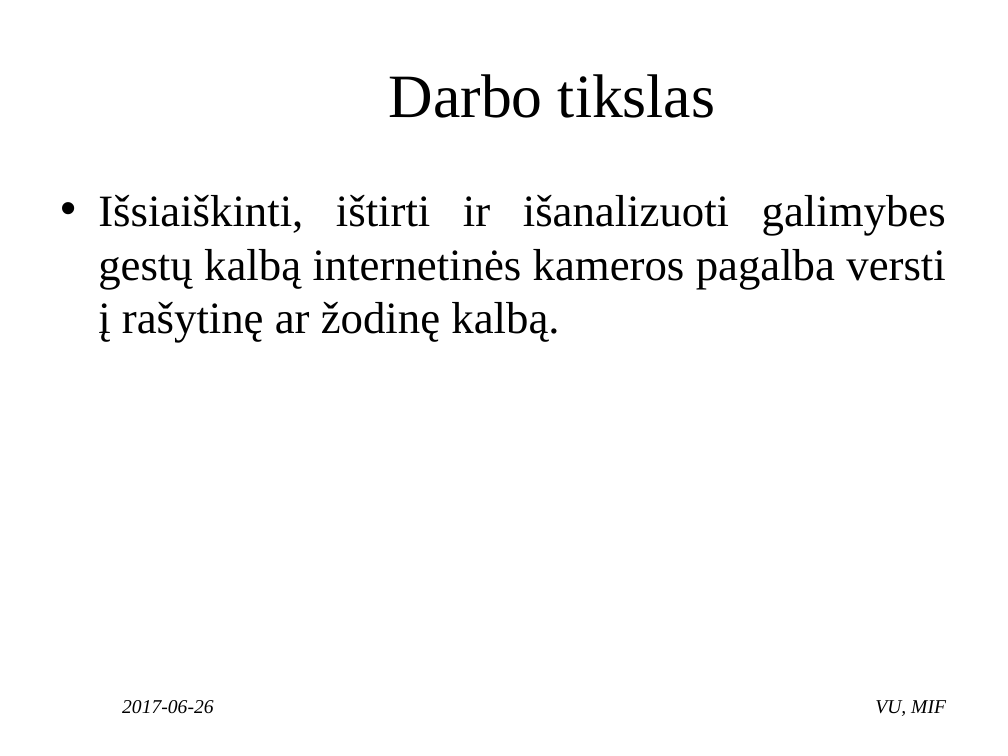
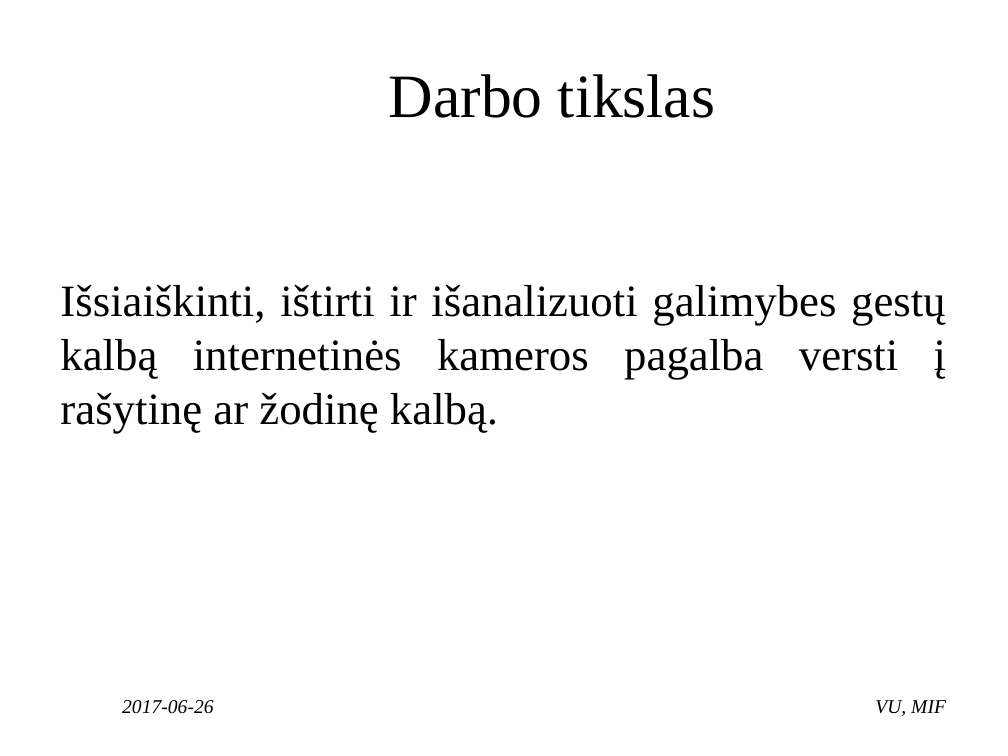
Before and after one commit to ambrazasp/Sign-Language-Recognition, a slide deck: slide 3 of Gestų kalbos atpažinimas naudojant internetinę kamerą.pptx. Drawn at 1008x756 pixels with LibreOffice and Linux fonts; fonts in the diff are those of the drawing; background and template pictures are left out. Boxes give left, top, right and bottom in pixels: in the first picture for what was removed or moved away, otherwise in the second. Text is boxed around its words. In the diff, an @@ line names an element or a change of style, - is before the commit and + after.

```diff
--- a/Gestų kalbos atpažinimas naudojant internetinę kamerą.pptx
+++ b/Gestų kalbos atpažinimas naudojant internetinę kamerą.pptx
@@ text "Išsiaiškinti, ištirti ir išanalizuoti galimybes ...": place and size @@
-text "Išsiaiškinti, ištirti ir išanalizuoti galimybes ..." at box(98, 194, 946, 343)
+text "Išsiaiškinti, ištirti ir išanalizuoti galimybes ..." at box(60, 284, 946, 433)
@@ text "Išsiaiškinti, ištirti ir išanalizuoti galimybes ..." at box(60, 284, 946, 433): bullet • to none @@
```
Also in this commit, not shown: 7 other slides changed, 2 slides removed, 2 other files.
